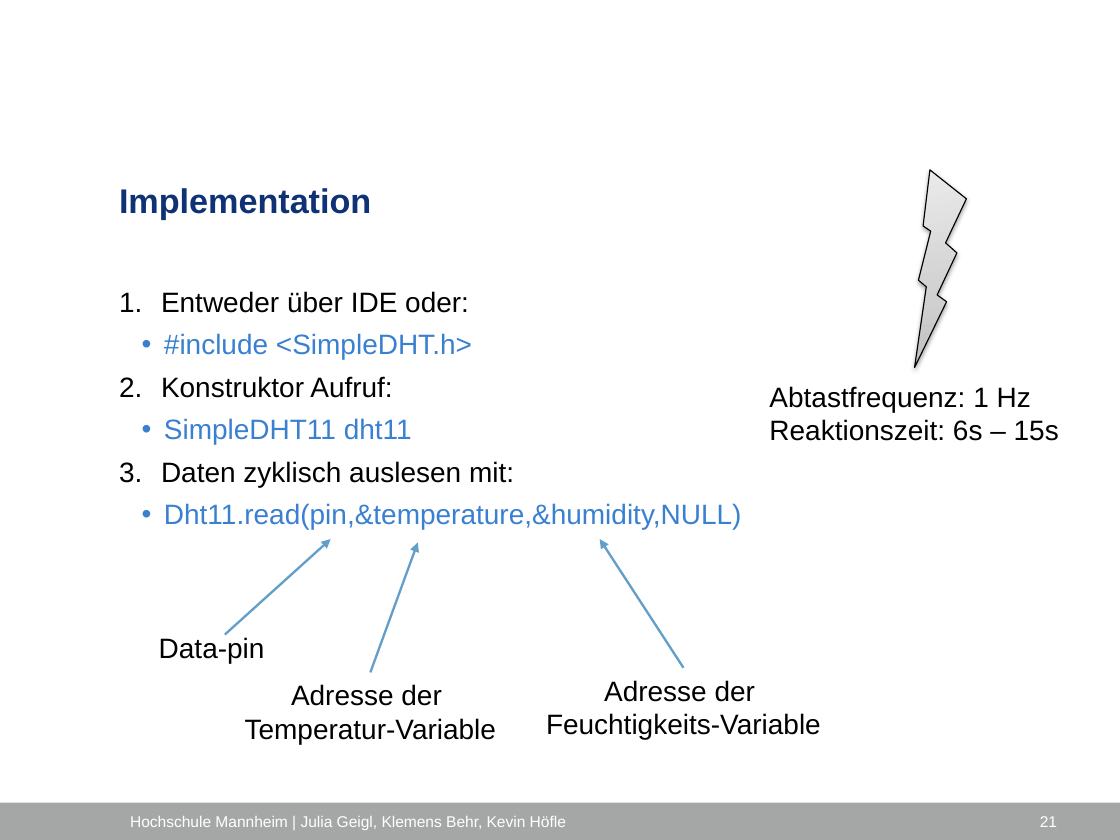
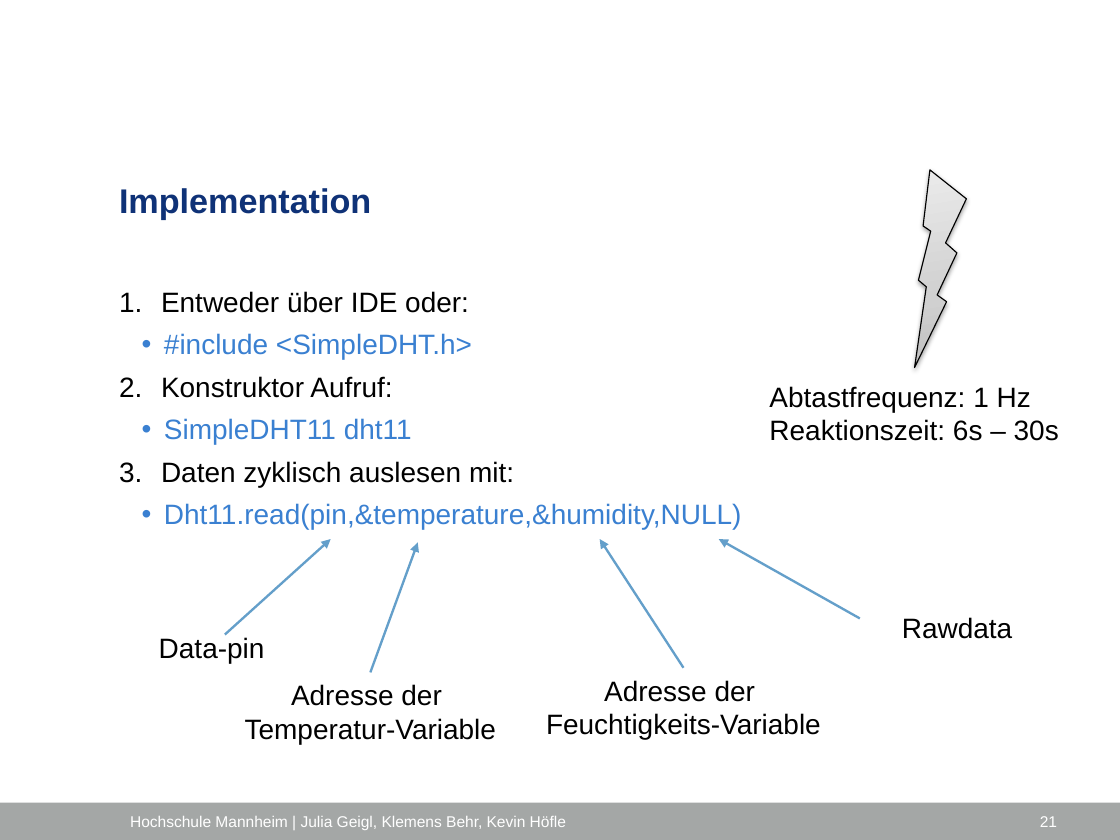
Before and after one commit to ProjektlaborEmbeddedSecurity/Presentation, a slide deck: slide 21 of PES_FH_VERS.pptx. Drawn at 1120x840 pixels with LibreOffice and Linux fonts; fonts in the diff are those of the drawing; background and template pictures are left out. Boxes give left, top, right and bottom in pixels: in the first picture for what was removed or moved away, otherwise in the second. Text is boxed around its words. In the diff, an @@ line names an element or a change of style, - is before the commit and + after.

Commit message:
kleine verbesserung

```diff
--- a/PES_FH_VERS.pptx
+++ b/PES_FH_VERS.pptx
@@ text at (x1=769, y1=419, x2=1059, y2=441): text changed @@
-Reaktionszeit: 6s – 15s
+Reaktionszeit: 6s – 30s
@@ arrow added from (860, 618) to (719, 539), #649FCA 1.5 pt @@
@@ text added at (x1=902, y1=617, x2=1012, y2=639), 18 pt, text #000000 @@
+Rawdata
```
